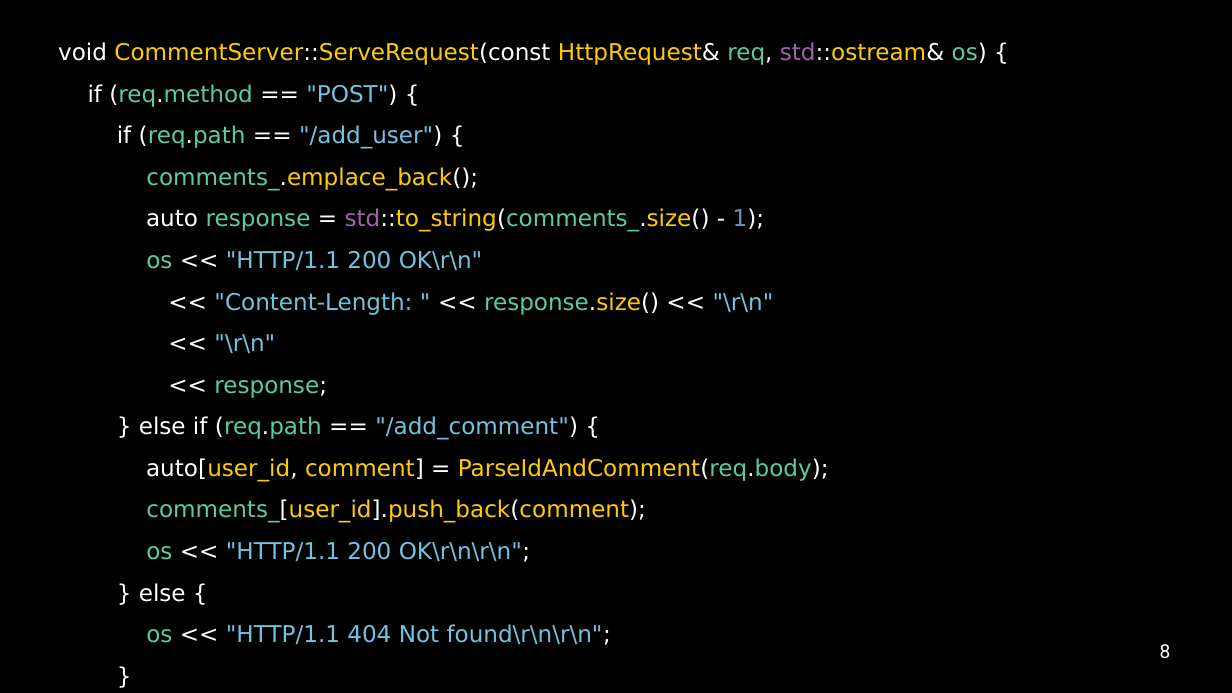
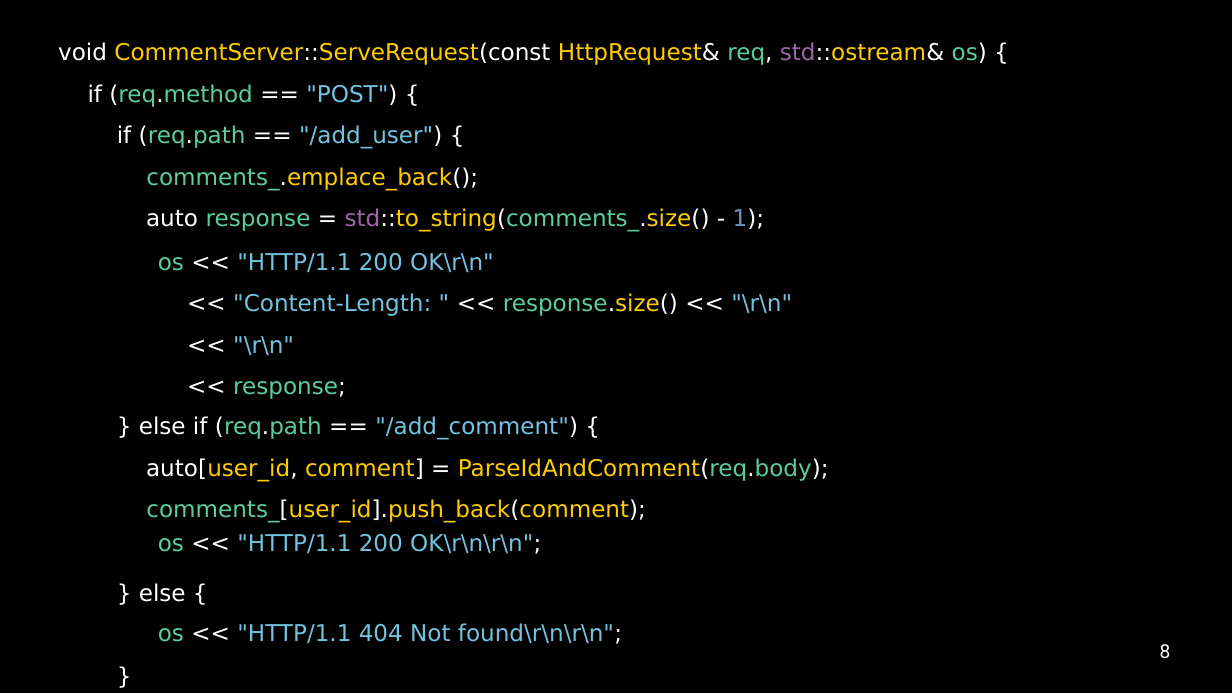
Before and after one commit to ishfb/secr2017, a slide deck: slide 8 of slides.pptx. Drawn at 1232x693 pixels with LibreOffice and Linux fonts; fonts in the diff are those of the drawing. Boxes give left, top, right and bottom in pixels: in the first picture for what was removed or moved away, otherwise in the second. Text is boxed around its words. In the diff, an @@ line names an element or a change of style, - is before the commit and + after.

```diff
--- a/slides.pptx
+++ b/slides.pptx
@@ text at (x1=58, y1=42, x2=987, y2=602): text changed; text colour #72C3E0 to #FFCC00 @@
-void CommentServer::ServeRequest(const HttpRequest& req, std::ostream& os) {
-if (req.method == "POST") {
-if (req.path == "/add_user") {
-comments_.emplace_back();
-auto response = std::to_string(comments_.size() - 1);
-os << "HTTP/1.1 200 OK\r\n"
-<< "Content-Length: " << response.size() << "\r\n"
-<< "\r\n"
-<< response;
-} else if (req.path == "/add_comment") {
-auto[user_id, comment] = ParseIdAndComment(req.body);
-comments_[user_id].push_back(comment);
-os << "HTTP/1.1 200 OK\r\n\r\n";
-} else {
-os << "HTTP/1.1 404 Not found\r\n\r\n";
-}
+void CommentServer::ServeRequest(const HttpRequest& req, std::ostream& os) {
+if (req.method == "POST") {
+if (req.path == "/add_user") {
+comments_.emplace_back();
+auto response = std::to_string(comments_.size() - 1);
+} else if (req.path == "/add_comment") {
+auto[user_id, comment] = ParseIdAndComment(req.body);
+comments_[user_id].push_back(comment);
+} else {
+}
@@ text added at (x1=158, y1=253, x2=792, y2=399), 36 pt, text #72C3E0 @@
+os << "HTTP/1.1 200 OK\r\n"
+<< "Content-Length: " << response.size() << "\r\n"
+<< "\r\n"
+<< response;
@@ text added at (x1=158, y1=534, x2=541, y2=554), 36 pt, text #72C3E0 @@
+os << "HTTP/1.1 200 OK\r\n\r\n";
@@ text added at (x1=158, y1=623, x2=622, y2=644), 36 pt, text #72C3E0 @@
+os << "HTTP/1.1 404 Not found\r\n\r\n";
```
Also in this commit, not shown: 1 slide removed, 1 other file.
